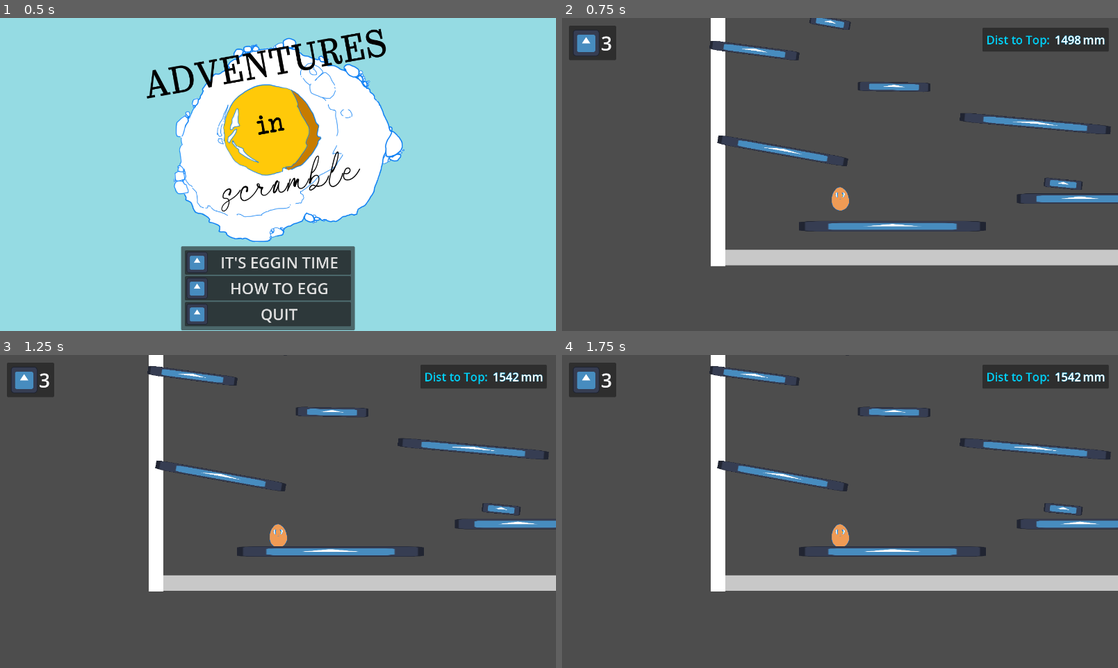
Above: before the commit, frames 1-4 (two rows, left to right).
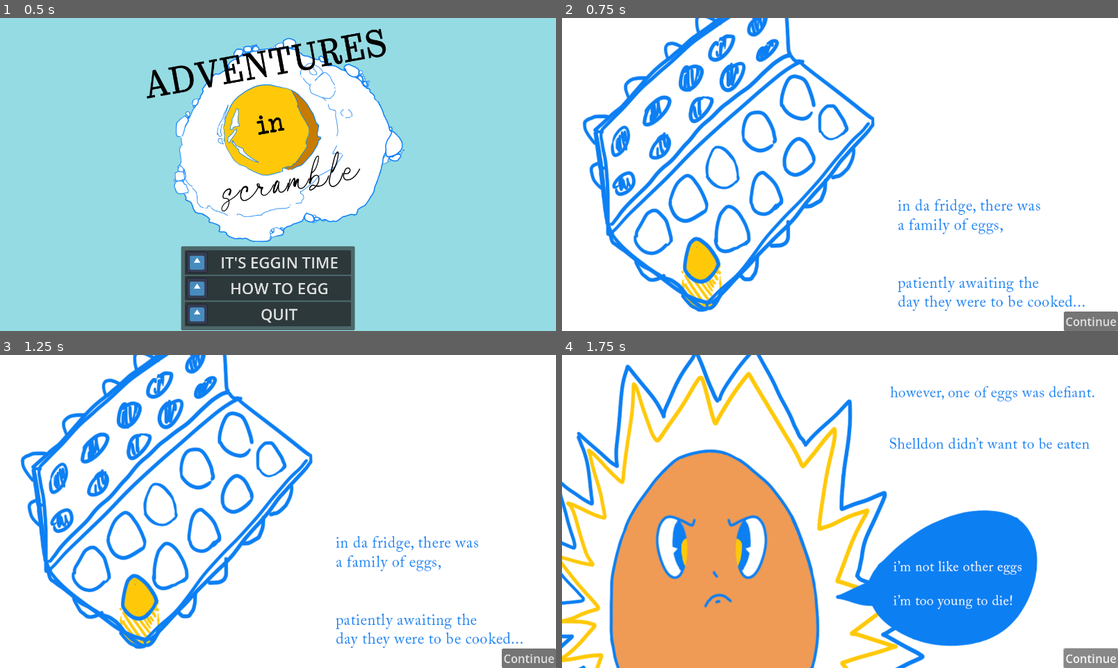
Above: after the commit, the same moments.

Repository: thomaswxu/adventures-in-scramble
Game: Godot game, scene res://Scenes/main_menu.tscn
Same seed, same stepped clock (60 frames per second), same inputs: the game is played once before the commit and once after it. The engine's default icon, where the game draws it, is replaced by a stand-in: a white triangle on a blue panel in a dark square.
Inputs (mouse positions are in pixels of both pictures, inside the frame that each line leads up to):
- Up to frame 1 (0.5 s): no input
- Up to frame 2 (0.75 s): click "IT'S EGGIN TIME" at 0.5 s
- Up to frame 3 (1.25 s): no input
- Up to frame 4 (1.75 s): click (1090, 658) at 1.25 s, where only the run after the commit has a clickable "Continue"

Frame 1 is identical in both runs. In frame 2, 98% of the frame differs, in the area x 0-100%, y 0-100%; in frame 3, 98%; in frame 4, 99%.

Commit message:
Add intro scene, update how to play

Diff:
--- a/AdventuresInScramble_GD/Scenes/how_to_play.tscn
+++ b/AdventuresInScramble_GD/Scenes/how_to_play.tscn
@@ -7,7 +7,7 @@
 
 [sub_resource type="LabelSettings" id="LabelSettings_vqu1u"]
 line_spacing = 0.0
-font_size = 40
+font_size = 35
 
 [node name="HowToPlay" type="CanvasLayer"]
 script = ExtResource("1_akjd3")
@@ -53,8 +53,7 @@
 [node name="ControlsText" type="Label" parent="PanelContainer/VBoxContainer"]
 layout_mode = 2
 size_flags_stretch_ratio = 2.94
-text = "
-MOVEMENT:
+text = "MOVEMENT:
 Left/Right Arrow
 
 JUMP:
@@ -63,6 +62,8 @@
 DOUBLE JUMP:
 Up Arrow in air
 
+FAST FALL:
+Down Arrow
 "
 label_settings = SubResource("LabelSettings_vqu1u")
 horizontal_alignment = 1
--- /dev/null
+++ b/AdventuresInScramble_GD/Scenes/intro.tscn
@@ -0,0 +1,36 @@
+[gd_scene load_steps=3 format=3 uid="uid://bbc4fvx1mvmks"]
+
+[ext_resource type="Texture2D" uid="uid://b5vfkq2sw7d76" path="res://Assets/Intro1.png" id="1_a5suk"]
+[ext_resource type="Script" path="res://Scripts/intro.gd" id="1_otv07"]
+
+[node name="Intro" type="CanvasLayer"]
+script = ExtResource("1_otv07")
+
+[node name="TextureRect" type="TextureRect" parent="."]
+anchors_preset = 8
+anchor_left = 0.5
+anchor_top = 0.5
+anchor_right = 0.5
+anchor_bottom = 0.5
+offset_left = -724.0
+offset_top = -428.0
+offset_right = 732.0
+offset_bottom = 429.0
+grow_horizontal = 2
+grow_vertical = 2
+texture = ExtResource("1_a5suk")
+
+[node name="Button" type="Button" parent="."]
+anchors_preset = 3
+anchor_left = 1.0
+anchor_top = 1.0
+anchor_right = 1.0
+anchor_bottom = 1.0
+offset_left = -79.0
+offset_top = -31.0
+grow_horizontal = 0
+grow_vertical = 0
+theme_override_font_sizes/font_size = 30
+text = "Continue"
+
+[connection signal="pressed" from="Button" to="." method="_on_button_pressed"]
--- /dev/null
+++ b/AdventuresInScramble_GD/Scripts/intro.gd
@@ -0,0 +1,19 @@
+extends CanvasLayer
+
+const NUM_IMAGES = 3
+var current_image = 1
+
+# Called when the node enters the scene tree for the first time.
+func _ready():
+	pass # Replace with function body.
+
+# Called every frame. 'delta' is the elapsed time since the previous frame.
+func _process(delta):
+	pass
+
+func _on_button_pressed():
+	current_image += 1
+	if current_image <= NUM_IMAGES:
+		$TextureRect.texture = load("res://Assets/Intro" + str(current_image) + ".png")
+	else:
+		get_tree().change_scene_to_file("res://Scenes/world.tscn")
--- a/AdventuresInScramble_GD/Scripts/main_menu.gd
+++ b/AdventuresInScramble_GD/Scripts/main_menu.gd
@@ -9,7 +9,7 @@
 	pass
 
 func _on_play_button_pressed():
-	get_tree().change_scene_to_file("res://Scenes/world.tscn")
+	get_tree().change_scene_to_file("res://Scenes/intro.tscn")
 
 func _on_how_to_play_button_pressed():
 	get_tree().change_scene_to_file("res://Scenes/how_to_play.tscn")
Binary file added: AdventuresInScramble_GD/Assets/Intro1.png
Not shown, added: AdventuresInScramble_GD/Assets/Intro1.png.import
Binary file added: AdventuresInScramble_GD/Assets/Intro2.png
Not shown, added: AdventuresInScramble_GD/Assets/Intro2.png.import
Binary file added: AdventuresInScramble_GD/Assets/Intro3.png
Not shown, added: AdventuresInScramble_GD/Assets/Intro3.png.import
Not shown, changed: README.md
